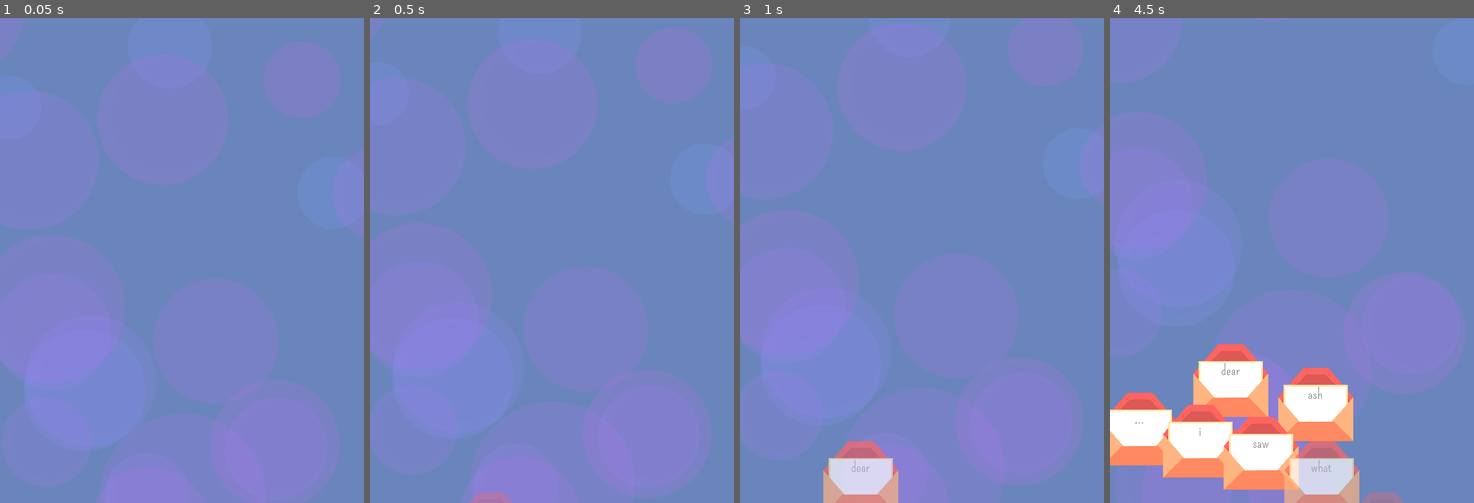
Above: before the commit, frames 1-4 (left to right).
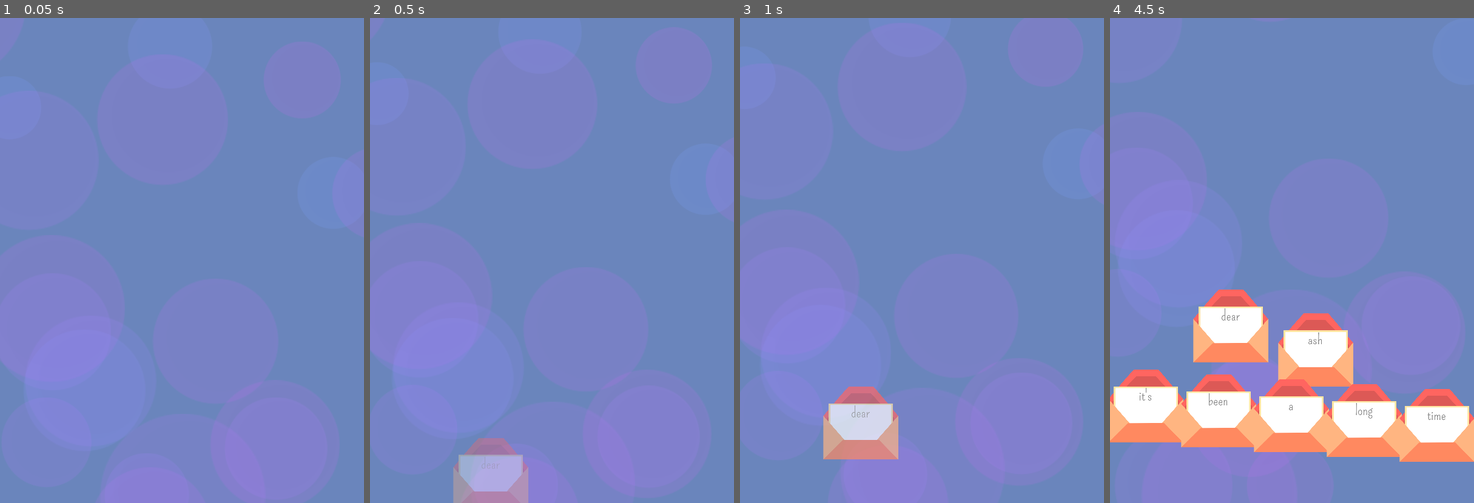
Above: after the commit, the same moments.

Repository: HoneyPony/ash-and-phoenix
Game: Godot game, scene res://game.tscn
Same seed, same stepped clock (60 frames per second), same inputs: the game is played once before the commit and once after it.
Inputs:
- Up to frame 1 (0.05 s): no input
- Up to frame 2 (0.5 s): no input
- Up to frame 3 (1 s): tap Enter at 0.5 s
- Up to frame 4 (4.5 s): no input

Frame 1 is identical in both runs. In frame 2, 2.2% of the frame differs, in the area x 22-44%, y 86-100%; in frame 3, 4.5%; in frame 4, 24%, in the area x 0-100%, y 56-100%.

Commit message:
work on end sequence more

Diff:
--- a/game.tscn
+++ b/game.tscn
@@ -1,7 +1,7 @@
-[gd_scene load_steps=9 format=3 uid="uid://x5wn1mmjwih5"]
+[gd_scene load_steps=8 format=3 uid="uid://x5wn1mmjwih5"]
 
 [ext_resource type="Texture2D" uid="uid://csu3tuw1e0jx6" path="res://bg/circle.svg" id="2_1fqt5"]
-[ext_resource type="FontFile" uid="uid://b6pr3techvh6" path="res://fonts/handlee/Handlee-Regular.ttf" id="2_dr8wu"]
+[ext_resource type="Theme" uid="uid://co5itmp8c11dp" path="res://theme.tres" id="2_7sfgj"]
 [ext_resource type="Script" path="res://pause_menu.gd" id="3_1y667"]
 [ext_resource type="Script" path="res://volume_slider.gd" id="3_t42d7"]
 
@@ -31,10 +31,6 @@
 hue_variation_min = -0.02
 hue_variation_max = 0.03
 
-[sub_resource type="Theme" id="Theme_l5w0c"]
-default_font = ExtResource("2_dr8wu")
-default_font_size = 30
-
 [node name="Game" type="Node2D"]
 
 [node name="Camera2D" type="Camera2D" parent="."]
@@ -78,7 +74,7 @@
 anchor_bottom = 1.0
 grow_horizontal = 2
 grow_vertical = 2
-theme = SubResource("Theme_l5w0c")
+theme = ExtResource("2_7sfgj")
 color = Color(0, 0, 0, 0.654902)
 script = ExtResource("3_1y667")
 
@@ -198,4 +194,20 @@
 script = ExtResource("3_t42d7")
 bus_name = "SFX"
 
+[node name="PlayMsg" type="Label" parent="."]
+visible = false
+anchors_preset = 8
+anchor_left = 0.5
+anchor_top = 0.5
+anchor_right = 0.5
+anchor_bottom = 0.5
+offset_left = -106.5
+offset_top = -13.0
+offset_right = 106.5
+offset_bottom = 13.0
+grow_horizontal = 2
+grow_vertical = 2
+theme = ExtResource("2_7sfgj")
+text = "(and thank you for playing.)"
+
 [connection signal="pressed" from="Pause/PauseMenu/ResumeButton" to="Pause/PauseMenu" method="_on_resume_button_pressed"]
--- a/global.gd
+++ b/global.gd
@@ -53,6 +53,14 @@
 
 	func _init(_length):
 		length = _length
+
+class Chaos:
+	func _init():
+		pass
+
+class ShowThanks:
+	func _init():
+		pass
 
 func CHANGE_ASH():
 	return LetterChange.new(false)
@@ -691,23 +699,31 @@
 
 
 	TIME_PASS(4),
-					]
+							]
 
 
 var game_data = [
 	CHANGE_PHOENIX(),
 
-	WORD("dear", 0.0, -100, 90),
-	WORD("ash", 1.0, 40, 90),
-
-	WORD("...", 2.0, -250, 90),
+	WORD("dear", 0.0, -100, 0),
+	WORD("ash", 1.0, 40, 0).disable_a(),
+
+	WORD("it's", 1.8, -240, 60),
+	WORD("been", 2.0, -120, 60),
+	WORD("a", 2.2, 0, 60),
+	WORD("long", 2.4, 120, 60),
+	WORD("time", 2.6, 240, 60),
+
+	WAIT(),
+
+	WORD("...", 0.0, -250, 90),
 	WORD("i", 2.5, -150, 90),
 	WORD("saw", 3.0, -50, 90),
 	WORD("what", 3.5, 50, 90),
 	WORD("you", 4.0, 150, 90),
 	WORD("posted", 4.5, 250, 90),
 	WORD("and", 5.0, -250, 90),
-	WORD("...", 5.0, -150, 90),
+	WORD("...", 5.0, -150, 120),
 
 	CHANGE_ASH(),
 	WORD("dear", 5.0, -70, 0),
@@ -729,12 +745,50 @@
 	WORD("you", 12.6, 0),
 	WORD("this", 13.2, 140),
 
+
+
 	WORD("basically", 13.5, 0),
 	WORD("well", 13.8, -140),
 	WORD("serendipity", 14.1, 140),
 	WORD("she.....", 14.6, 0, 20),
 	WORD("...", 16, 0, 60),
+	WORD("...", 18, 0, 60),
+
+	Chaos.new(),
+
+	WAIT(),
+	WORD("but", 3.0, -210),
+
+	WAIT(),
+	WORD("thank", 0, -70),
+	WORD("you", 0.04, 70),
+	WORD("phoenix", 1.0, 210),
+
+	WAIT(),
+	WORD("for", 0, -240),
+	WORD("all", 0.4, -120),
+	WORD("the", 0.8, 0),
+	WORD("good", 1.2, 120),
+	WORD("times", 1.6, 240),
+
+	WORD("i", 2.4, -210),
+	WORD("shared", 2.8, -70),
+	WORD("with", 3.2, 70),
+	WORD("her.", 3.6, 210),
+
+	ShowThanks.new()
 ]
+
+var chaos_src = "i don't know how to say this phoenix she's gone phoenix and i don't know what to do anymore she's GONE and i'm a wreck and i can't think straight and i can't even seem to send this letter and all i can do is think of just everything we used to do and how that's all just gone now you know like how do you even deal with that"
+var chaos_arr = []
+var chaos_idx = 0
+var chaos_counter = 0
+var chaos_rate = 0.8 # start slow, then speed up
+
+func _ready():
+	# Setup chaos.. easier to program this way
+	chaos_arr = Array(chaos_src.split(" "))
+	print(chaos_arr.size())
 
 func _input(event):
 	if event is InputEventKey and event.is_pressed() and not event.is_echo():
@@ -749,7 +803,35 @@
 
 	var next_entry = game_data[game_data_index]
 
-	if is_instance_of(next_entry, Word):
+	if is_instance_of(next_entry, Chaos):
+		# randomly spawn these things very very quickly
+		if timer > randf_range(max(0.016666, chaos_rate), max(0.2, chaos_rate)):
+			chaos_rate = max(chaos_rate - 0.04, 0)
+			timer = 0 # reset timer
+			var letter = Letter.instantiate()
+			letter.text = chaos_arr[chaos_idx]
+			letter.max_vel_y = randf_range(-240, -120)
+			if chaos_rate > 0.5:
+				letter.max_vel_y = -160
+			chaos_idx += 1
+			if chaos_idx >= chaos_arr.size():
+				chaos_idx = 0
+				chaos_arr.shuffle()
+
+			letter.position.x = randf_range(-240, 240)
+			letter.is_letter2 = false
+			letter.position.y = 500 + randf_range(0, 30)
+			get_node("/root/Game").add_child(letter)
+
+			chaos_counter += 1
+			if chaos_counter > 160:
+				# Finally done
+				game_data_index += 1
+				return true # not really necessary but technically correct
+
+			return false # Only execute once per tick
+		return false
+	elif is_instance_of(next_entry, Word):
 		if next_entry.delay * GAME_TIMER_FACTOR <= timer:
 			var letter = Letter.instantiate()
 			letter.text = next_entry.text
@@ -785,6 +867,13 @@
 			return true
 		# wait
 		return false
+	elif is_instance_of(next_entry, ShowThanks):
+		if timer > 8.0: # 8 second wait for the message
+			timer = 0
+			game_data_index += 1
+			get_node("/root/Game/PlayMsg").show()
+			return true
+		return false
 	else:
 		print("warning: unknown command encountered in command list")
 		game_data_index += 1
--- a/letter/letter.gd
+++ b/letter/letter.gd
@@ -8,6 +8,8 @@
 
 var velocity_x = 0.0
 var velocity_y = -300
+
+var max_vel_y = -40
 
 var disable_a = false
 
@@ -36,7 +38,7 @@
 func _process(delta):
 	position.y += delta * velocity_y
 	velocity_y += delta * 180 # decelerate
-	velocity_y = min(velocity_y, -40) # can't go below -40
+	velocity_y = min(velocity_y, max_vel_y) # can't go below -40
 	if position.y > -300 or is_completed:
 		modulate.a = min(modulate.a + delta * 0.7, 1.0)
 	else:
--- /dev/null
+++ b/theme.tres
@@ -0,0 +1,7 @@
+[gd_resource type="Theme" load_steps=2 format=3 uid="uid://co5itmp8c11dp"]
+
+[ext_resource type="FontFile" uid="uid://b6pr3techvh6" path="res://fonts/handlee/Handlee-Regular.ttf" id="1_qdjl6"]
+
+[resource]
+default_font = ExtResource("1_qdjl6")
+default_font_size = 30
